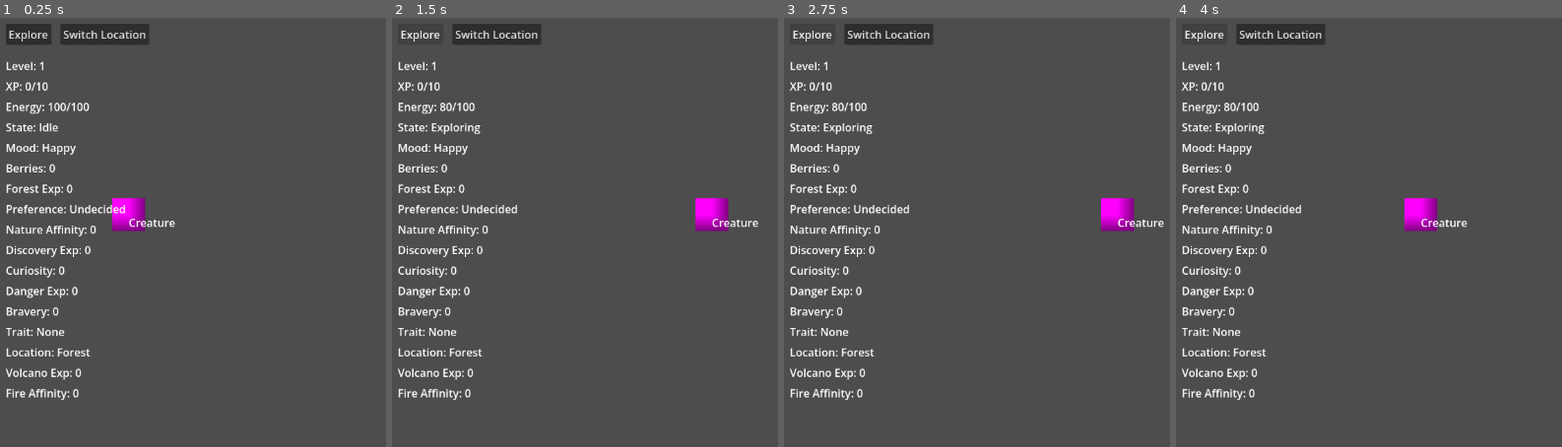
Above: before the commit, frames 1-4 (left to right).
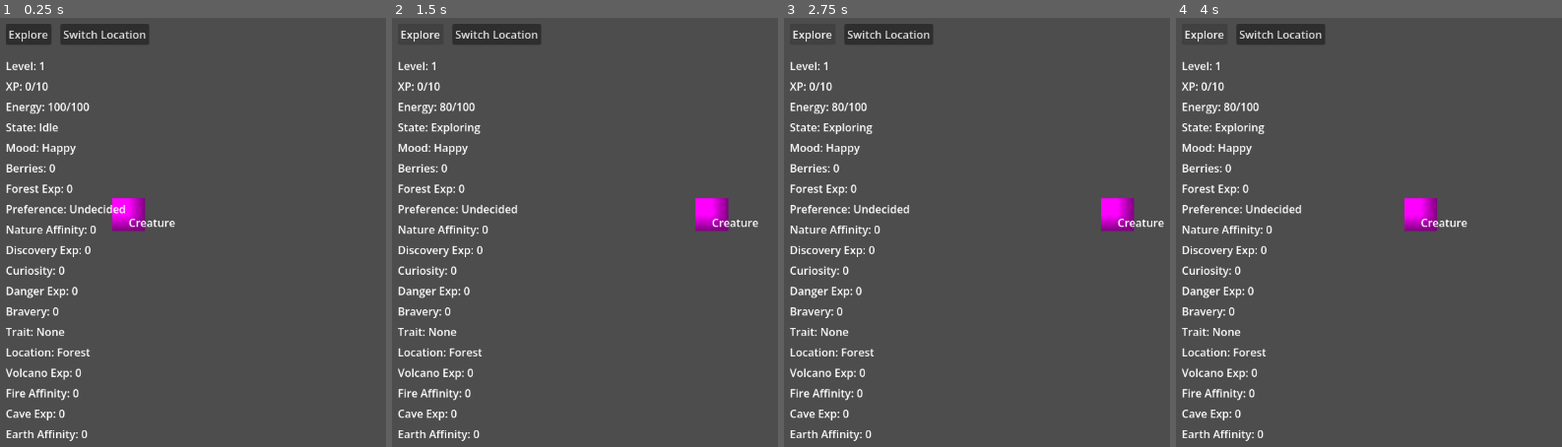
Above: after the commit, the same moments.

Repository: Radhika-15-Agarwal/CreatureGame
Game: Godot game, scene res://scenes/main.tscn
Same seed, same stepped clock (60 frames per second), same inputs: the game is played once before the commit and once after it.
Inputs:
- Up to frame 1 (0.25 s): no input
- Up to frame 2 (1.5 s): click "Explore" at 0.5 s; click "Explore" at 1.25 s
- Up to frame 3 (2.75 s): click "Explore" at 2 s
- Up to frame 4 (4 s): tap Enter at 2.75 s; tap Space at 3.5 s

The runs differ from the first frame. In frame 1, 0.4% of the frame differs, in the area x 1-23%, y 91-99%; in frame 2, 0.4%; in frame 3, 0.4%; in frame 4, 0.4%.

Commit message:
Add cave biome using location-driven architecture

Diff:
--- a/scenes/main.tscn
+++ b/scenes/main.tscn
@@ -158,5 +158,19 @@
 offset_bottom = 51.0
 text = "Switch Location"
 
+[node name="CaveExpLabel" type="Label" parent="CanvasLayer" unique_id=909234804]
+offset_left = 20.0
+offset_top = 580.0
+offset_right = 131.0
+offset_bottom = 603.0
+text = "Cave Exp: 0"
+
+[node name="EarthAffinityLabel" type="Label" parent="CanvasLayer" unique_id=398958348]
+offset_left = 20.0
+offset_top = 610.0
+offset_right = 153.0
+offset_bottom = 633.0
+text = "Earth Affinity: 0"
+
 [connection signal="pressed" from="CanvasLayer/ExploreButton" to="." method="_on_explore_button_pressed"]
 [connection signal="pressed" from="CanvasLayer/LocationButton" to="." method="_on_location_button_pressed"]
--- a/scripts/creature.gd
+++ b/scripts/creature.gd
@@ -55,6 +55,15 @@
 		"affinity_gain_chance": 0.35,
 		"discovery_chance": 0.2,
 		"danger_chance": 0.4
+	},
+	"Cave": {
+		"affinity": "Earth",
+		"min_exp": 1,
+		"max_exp": 4,
+		"affinity_bonus": 0.15,
+		"affinity_gain_chance": 0.30,
+		"discovery_chance": 0.15,
+		"danger_chance": 0.35
 	}
 }
 var current_location := "Forest"
@@ -191,6 +200,8 @@
 		if not experiences.has(location):
 			experiences[location] = 0
 
+	print(experiences)
+	print(affinities)
 
 func _process(delta):
 	if exploring:
--- a/scripts/main.gd
+++ b/scripts/main.gd
@@ -19,6 +19,8 @@
 @onready var volcano_exp_label = $CanvasLayer/VolcanoExpLabel
 @onready var fire_affinity_label = $CanvasLayer/FireAffinityLabel
 @onready var location_label = $CanvasLayer/LocationLabel
+@onready var cave_exp_label = $CanvasLayer/CaveExpLabel
+@onready var earth_affinity_label = $CanvasLayer/EarthAffinityLabel
 
 func _on_explore_button_pressed():
 	creature.explore()
@@ -58,3 +60,6 @@
 	danger_exp_label.text = "Danger Exp: %d" % creature.get_experience("Danger")
 	bravery_label.text = "Bravery: %d" % creature.get_tendency("Bravery")
 	location_label.text = "Location: " + creature.get_location()
+
+	cave_exp_label.text = "Cave Exp: %d" % creature.get_experience("Cave")
+	earth_affinity_label.text = "Earth Affinity: %d" % creature.get_affinity("Earth")
